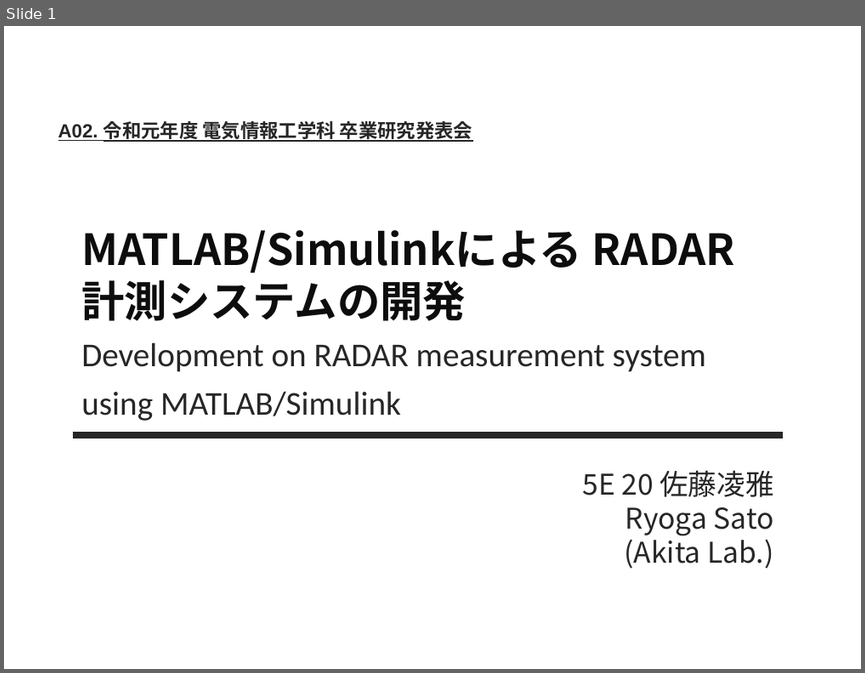
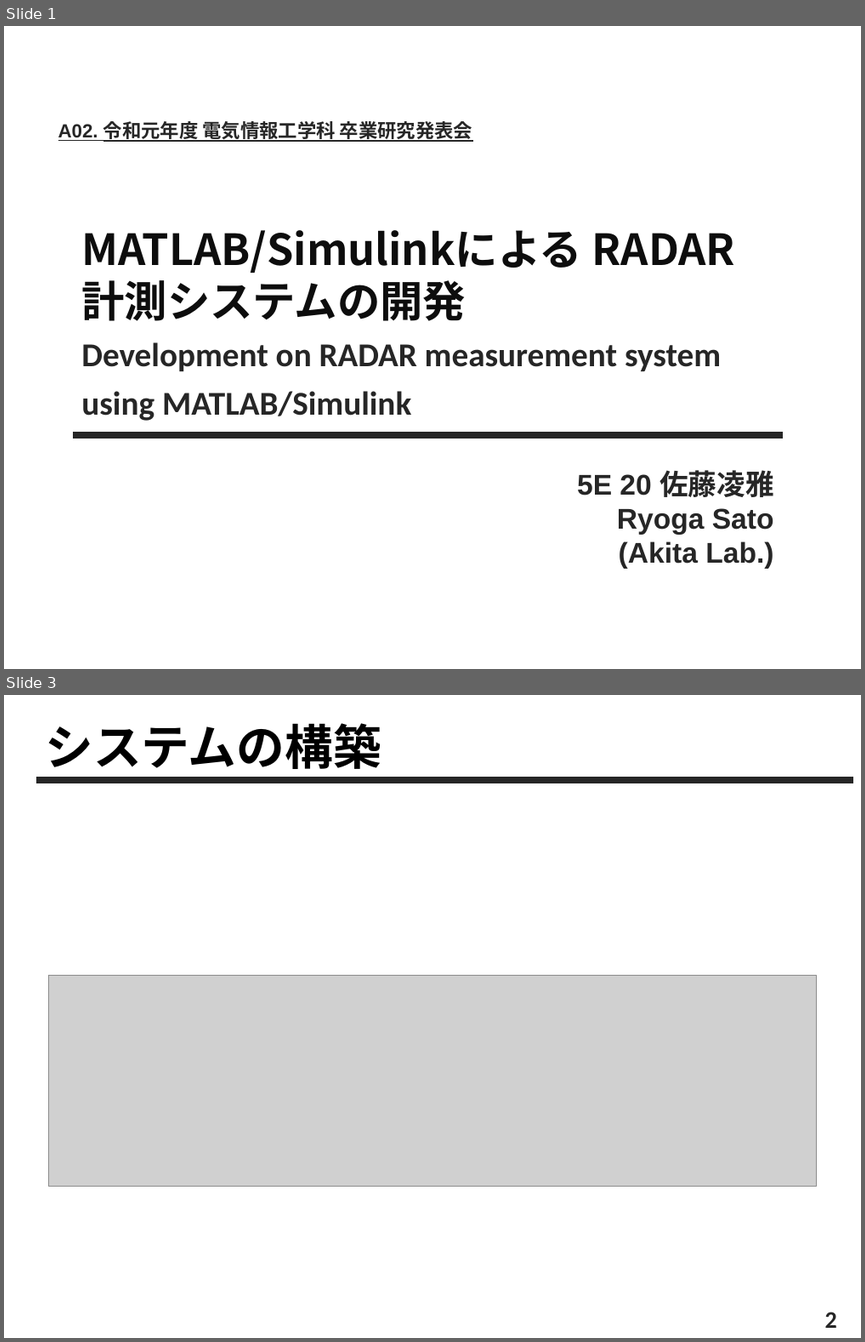
Before and after one commit to surpace0924/thesis_2019, a slide deck: presentation/A02_佐藤凌雅_秋田研究室_R1卒研本発表.pptx. Shown one above the other, each under a label of ours: slide 1 before the commit, slides 1 and 3 after it; the slides between them are not shown. The pictures are 865x673 and 865x1342 pixels, drawn with LibreOffice and Linux fonts; fonts in the diff are those of the drawing; grey boxes stand for pictures. Boxes give left, top, right and bottom in pixels: in the first picture for what was removed or moved away, otherwise in the second. Text is boxed around its words. In the diff, an @@ line names an element or a change of style, - is before the commit and + after.

```diff
--- a/presentation/A02_佐藤凌雅_秋田研究室_R1卒研本発表.pptx
+++ b/presentation/A02_佐藤凌雅_秋田研究室_R1卒研本発表.pptx
@@ slide 3 added at (4, 695, 861, 1338), background #FFFFFF @@
@@ text added at (45, 723, 381, 777), 40.5 pt, text #000000, bold @@
+システムの構築
@@ line added from (36, 780) to (853, 780), #262626 6 pt @@
@@ picture added at (48, 975, 816, 1186) @@
@@ text added at (825, 1311, 837, 1327), 20 pt, text #262626, bold @@
+2
@@ slide 1 changed as well @@
@@ subtitle "Development on RADAR measurement system" at (81, 342, 721, 420): bold on @@
@@ text "5E 20 佐藤凌雅" at (577, 470, 774, 568): font Noto Sans CJK JP to Arial, bold on @@
```
Also in this commit, not shown: 4 other slides added, 7 slides removed.
